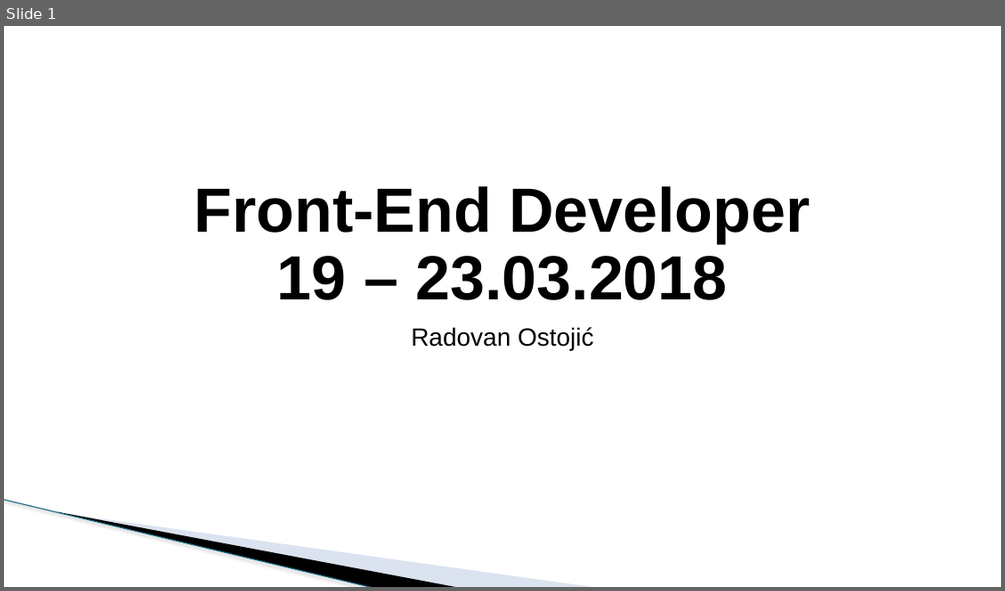
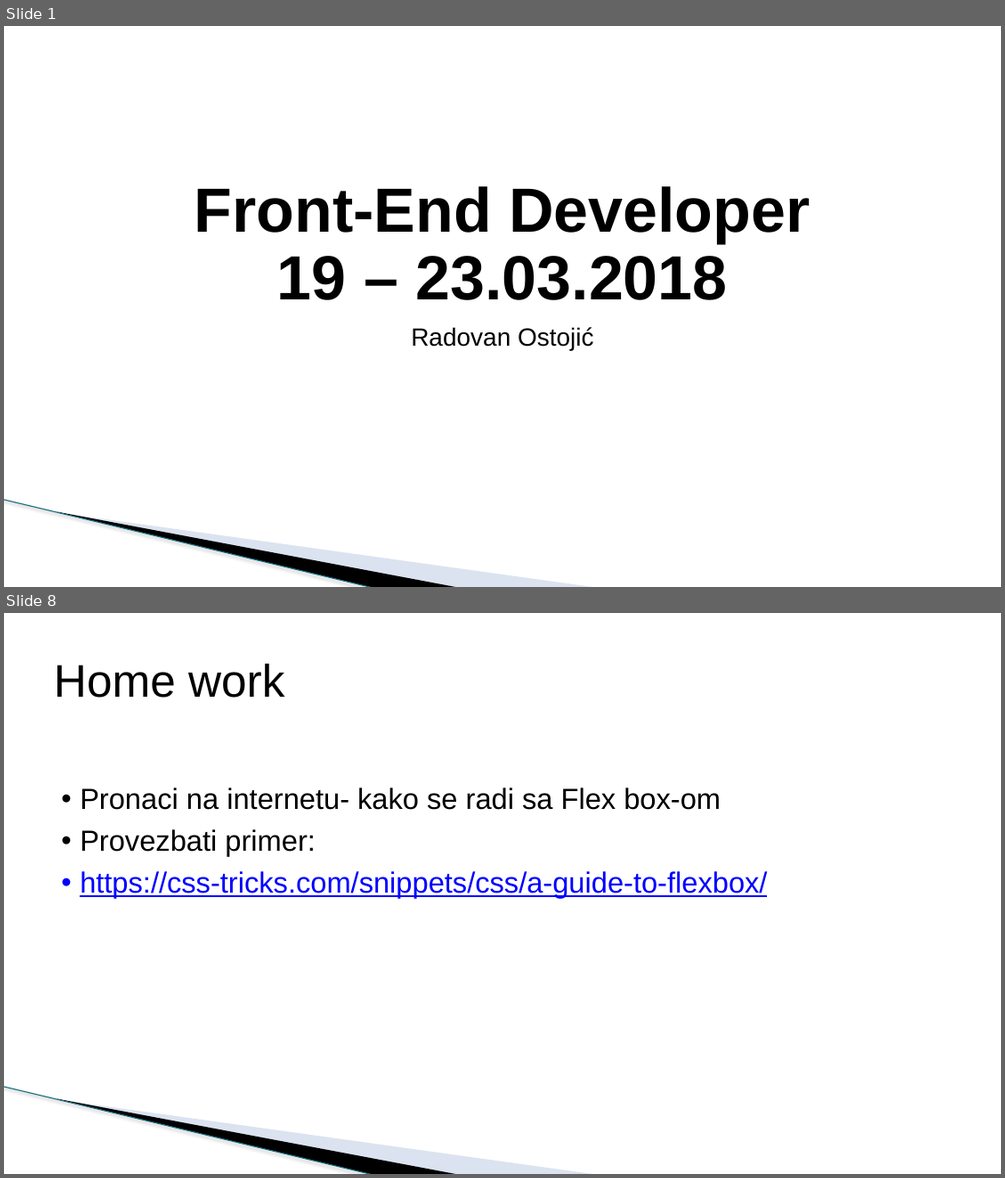
Before and after one commit to todalexcode/kurs-front-end, a slide deck: sesija-19/PPT/Front-End Developer-19.pptx. Shown one above the other, each under a label of ours: slide 1 before the commit, slides 1 and 8 after it; the slides between them are not shown. The pictures are 1005x591 and 1005x1178 pixels, drawn with LibreOffice and Linux fonts; fonts in the diff are those of the drawing; background and template pictures are left out. Boxes give left, top, right and bottom in pixels: in the first picture for what was removed or moved away, otherwise in the second. Text is boxed around its words. In the diff, an @@ line names an element or a change of style, - is before the commit and + after.

```diff
--- a/sesija-19/PPT/Front-End Developer-19.pptx
+++ b/sesija-19/PPT/Front-End Developer-19.pptx
@@ slide 8 added at <box>4,613,1001,1174</box>, background #FFFFFF; not listed: 3 template elements that a slide beside it also shows @@
@@ title added at <box>54,663,284,698</box>, 44 pt, text #000000 @@
+Home work
@@ text added at <box>80,787,767,898</box>, 28 pt, text #000000 @@
+• Pronaci na internetu- kako se radi sa Flex box-om
+• Provezbati primer:
+• https://css-tricks.com/snippets/css/a-guide-to-flexbox/
```
Also in this commit, not shown: 2 slides changed, 4 other slides added, 1 slide removed, 11 other files.
